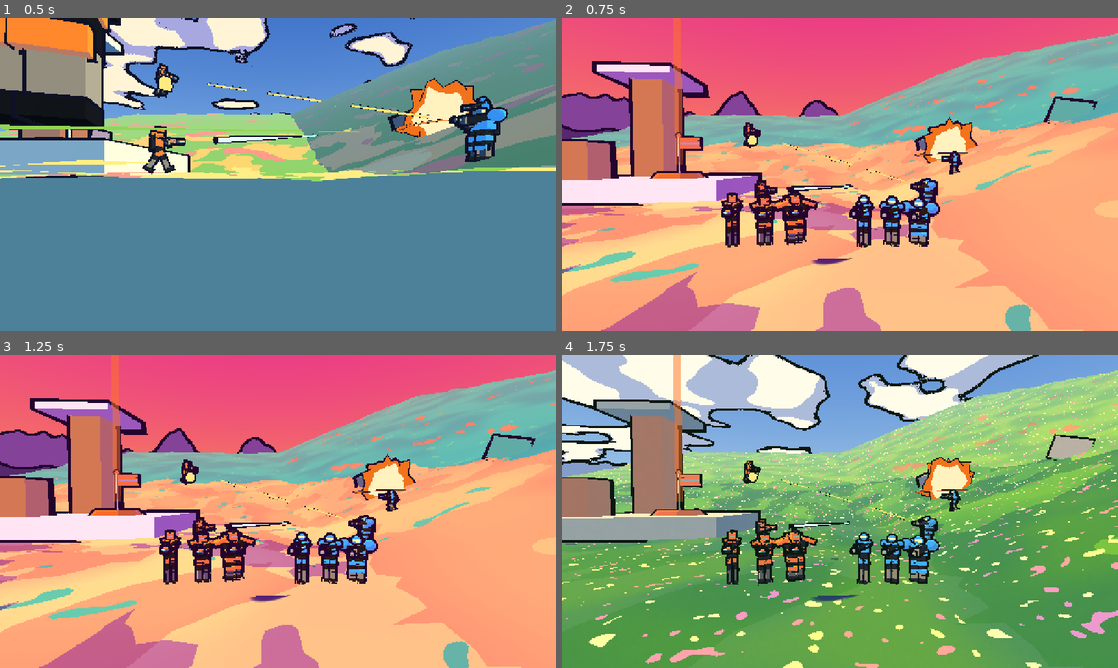
Above: before the commit, frames 1-4 (two rows, left to right).
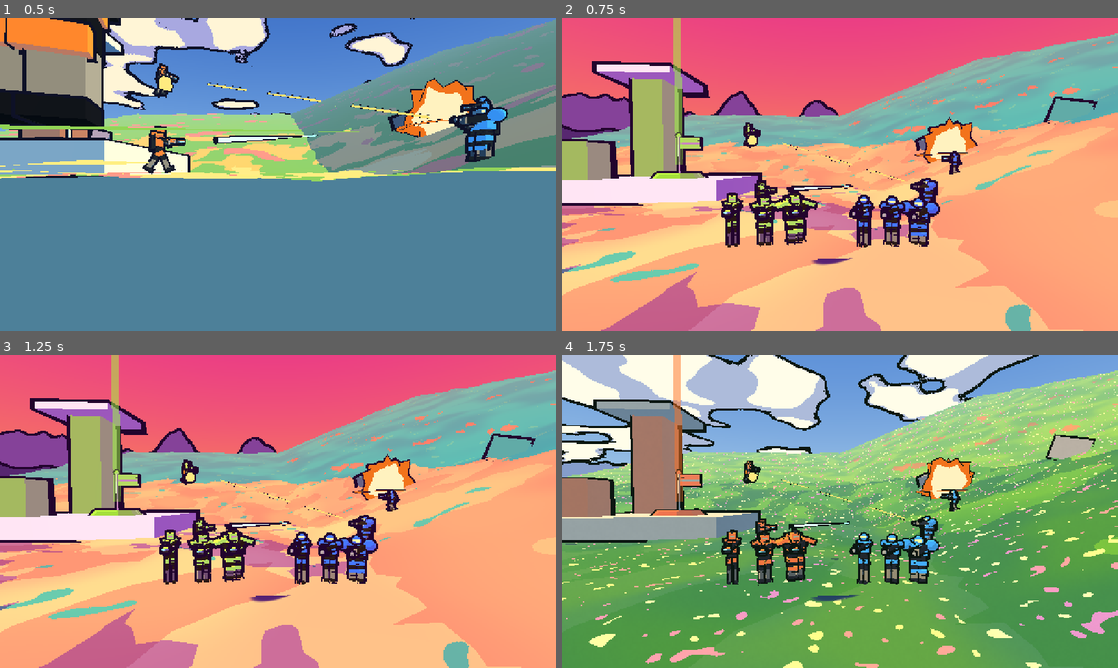
Above: after the commit, the same moments.

Repository: roge-rm/Vectorfall
Game: Godot game, scene res://tools/shots/direction_shot.tscn
The game is run twice, just before and just after one commit, with the same random seed, the same clock (stepped at 60 frames per second) and the same inputs. This scene is started directly instead of the project's main scene.
Inputs (mouse positions are in pixels of both pictures, inside the frame that each line leads up to):
- Up to frame 1 (0.5 s): no input
- Up to frame 2 (0.75 s): tap Enter at 0.5 s; move the mouse to (962, 158) at 0.52 s; hold D (move_right) from 0.53 s (still down); tap E (use) at 0.6 s; click (962, 158) at 0.67 s
- Up to frame 3 (1.25 s): keep holding D (move_right); tap Space (jump) at 0.77 s
- Up to frame 4 (1.75 s): release D (move_right) at 1.25 s; tap Space (jump) at 1.25 s; drag from (728, 527) to (812, 574) at 1.27 s

Frame 1 is identical in both runs. In frame 2, 4.9% of the frame differs, in the area x 0-72%, y 0-70%; in frame 3, 4.9%; in frame 4, nothing differs.

Commit message:
Team colours set by the palette, three pairs for the paperback look
Palette.team_colours holds a map's two team colours (orange and blue unless
a palette sets its own), and soldiers, flags, bases, the HUD and the bot
overlay read them through Palette.team(). The paperback palette takes lime
and azure. The team shot draws the paperback scene with three pairs.

Co-Authored-By: Claude Opus 5.5 <noreply@anthropic.com>

Diff:
--- a/scripts/game/bot_overlay.gd
+++ b/scripts/game/bot_overlay.gd
@@ -57,7 +57,7 @@
 			label.pixel_size = 0.0012
 			label.font_size = 28
 			label.outline_size = 8
-			label.modulate = Soldier.TEAM_COLOURS[s.team].lightened(0.4)
+			label.modulate = Palette.team(s.team).lightened(0.4)
 			add_child(label)
 			_labels[brain] = label
 		label.visible = not s.dead
@@ -68,7 +68,7 @@
 		if not drew:
 			_routes.surface_begin(Mesh.PRIMITIVE_LINES)
 			drew = true
-		var colour := Soldier.TEAM_COLOURS[s.team].lightened(0.3)
+		var colour := Palette.team(s.team).lightened(0.3)
 		var last := s.global_position + Vector3.UP
 		if brain.direct:
 			# Straight for the goal, off the graph.
--- a/scripts/game/main.gd
+++ b/scripts/game/main.gd
@@ -58,7 +58,7 @@
 
 	camera = FirstPersonCamera.new()
 	camera.soldier = player
-	camera.view_model.set_team_colour(Soldier.TEAM_COLOURS[player.team])
+	camera.view_model.set_team_colour(Palette.team(player.team))
 	add_child(camera)
 	camera.make_current()
 
--- a/scripts/sim/flag.gd
+++ b/scripts/sim/flag.gd
@@ -47,7 +47,7 @@
 
 func _ready() -> void:
 	name = "Flag%d" % entity_id
-	var colour := Soldier.TEAM_COLOURS[team % Soldier.TEAM_COLOURS.size()]
+	var colour := Palette.team(team)
 	# Pole, cloth in the full team colour with a pale band across it, and a
 	# ball on top, as one mesh. The band keeps it clear of its own base.
 	var cloth_at := Vector3(CLOTH.x * 0.5 + 0.05, POLE * 0.5 - CLOTH.y * 0.5 - 0.1, 0.0)
--- a/scripts/sim/soldier.gd
+++ b/scripts/sim/soldier.gd
@@ -5,6 +5,8 @@
 ## tick. Its origin is at its feet. Everything simulate() reads is in
 ## get_state(), so a copy given the same state and commands moves the same.
 
+## The usual team colours. A map's palette can set its own, read through
+## Palette.team().
 const TEAM_COLOURS: Array[Color] = [Color(1.0, 0.45, 0.15), Color(0.2, 0.6, 1.0)]
 const TEAM_NAMES: Array[String] = ["Orange", "Blue"]
 const PITCH_LIMIT := 1.45
--- a/scripts/ui/hud.gd
+++ b/scripts/ui/hud.gd
@@ -149,7 +149,7 @@
 		_end_title.text = "Draw"
 	else:
 		_end_title.text = "%s team wins" % Soldier.TEAM_NAMES[team]
-		_end_title.add_theme_color_override("font_color", Soldier.TEAM_COLOURS[team].lightened(0.2))
+		_end_title.add_theme_color_override("font_color", Palette.team(team).lightened(0.2))
 	_end_score.text = "%s %d : %d %s" % [Soldier.TEAM_NAMES[0], game.scores[0], game.scores[1], Soldier.TEAM_NAMES[1]]
 
 
@@ -198,7 +198,7 @@
 	if who == null:
 		return "?"
 	var shown := "You" if who == soldier else who.display_name
-	return "[color=#%s]%s[/color]" % [Soldier.TEAM_COLOURS[who.team].lightened(0.25).to_html(false), shown]
+	return "[color=#%s]%s[/color]" % [Palette.team(who.team).lightened(0.25).to_html(false), shown]
 
 
 func _process(delta: float) -> void:
@@ -321,9 +321,9 @@
 func _draw_match(short: float) -> void:
 	var y := short * 0.06
 	var font := roundi(short * 0.05)
-	_text(Vector2(size.x * 0.5 - short * 0.2, y), "%d" % game.scores[0], font, Soldier.TEAM_COLOURS[0].lightened(0.15))
+	_text(Vector2(size.x * 0.5 - short * 0.2, y), "%d" % game.scores[0], font, Palette.team(0).lightened(0.15))
 	_text(Vector2(size.x * 0.5, y), _clock_text(), font)
-	_text(Vector2(size.x * 0.5 + short * 0.2, y), "%d" % game.scores[1], font, Soldier.TEAM_COLOURS[1].lightened(0.15))
+	_text(Vector2(size.x * 0.5 + short * 0.2, y), "%d" % game.scores[1], font, Palette.team(1).lightened(0.15))
 	if _message_left > 0.0:
 		var colour := Color(InkUi.PAPER, clampf(_message_left, 0.0, 1.0))
 		_text(Vector2(size.x * 0.5, size.y * 0.3), _message, roundi(short * 0.055), colour)
@@ -359,7 +359,7 @@
 	for team in game.flags:
 		var flag := game.flags[team]
 		var rel := clampf(_heading_to(flag.global_position), -span, span)
-		var colour := Soldier.TEAM_COLOURS[team].lightened(0.2)
+		var colour := Palette.team(team).lightened(0.2)
 		_diamond(Vector2(size.x * 0.5 + rel / span * width * 0.5, y + height * 0.5), height * 0.55, colour)
 
 
@@ -375,7 +375,7 @@
 		var point := flag.global_position + Vector3.UP * 3.0
 		var local := inverse * point
 		var behind := local.z > -0.05
-		var colour := Soldier.TEAM_COLOURS[team].lightened(0.2)
+		var colour := Palette.team(team).lightened(0.2)
 		var screen := Vector2(-1000.0, -1000.0) if behind else camera.unproject_position(point)
 		var inside := not behind and Rect2(Vector2.ZERO, size).grow(-margin).has_point(screen)
 		var at := screen
--- a/scripts/world/atmosphere.gd
+++ b/scripts/world/atmosphere.gd
@@ -61,6 +61,7 @@
 	environment.ambient_light_energy = palette.ambient_energy
 	environment.fog_light_color = palette.fog_colour
 	environment.fog_density = palette.fog_density
+	Palette.teams = palette.team_colours.duplicate()
 	Cel.set_palette(palette)
 	BlobShadow.set_palette(palette)
 
--- a/scripts/world/palette.gd
+++ b/scripts/world/palette.gd
@@ -6,7 +6,12 @@
 ## map script picks one and Atmosphere puts it on the scene. All of them keep
 ## the world's colours below the team colours, which are the strongest.
 
+## The team colours in use, set by Atmosphere from its palette.
+static var teams: Array[Color] = Soldier.TEAM_COLOURS.duplicate()
+
 @export var title := ""
+## Team 0 and team 1, which every team coloured thing reads through team().
+@export var team_colours: Array[Color] = Soldier.TEAM_COLOURS.duplicate()
 @export var zenith := Color(0.5, 0.47, 0.42)
 @export var horizon := Color(0.86, 0.77, 0.6)
 ## The sky below the horizon.
@@ -113,6 +118,11 @@
 @export var near_range_height := 0.07
 
 
+## A team's colour in the palette in use.
+static func team(index: int) -> Color:
+	return teams[index % teams.size()]
+
+
 ## Dry red rock: gold sand in the valleys, rose dust with sage scrub on the
 ## flats, sage on the tops, rose-brown slopes and maroon rock under a teal
 ## sky. The reds lean to crimson so
@@ -301,6 +311,8 @@
 static func paperback() -> Palette:
 	var made := Palette.new()
 	made.title = "Retro sci-fi paperback"
+	# Lime and azure: orange would sink into the sand.
+	made.team_colours = [Color("a0ff40"), Color("2f6bff")]
 	made.zenith = Color(0.26, 0.1, 0.42)
 	made.horizon = Color(1.0, 0.62, 0.28)
 	made.sky_middle = Color(0.92, 0.24, 0.52, 1.0)
--- a/scripts/world/soldier_body.gd
+++ b/scripts/world/soldier_body.gd
@@ -142,7 +142,7 @@
 	for part: String in _views:
 		for view: MeshInstance3D in _views[part]:
 			view.mesh = mesh(part, team, armour)
-	set_team_colour(Soldier.TEAM_COLOURS[team % Soldier.TEAM_COLOURS.size()])
+	set_team_colour(Palette.team(team))
 	set_render_layer(_layer)
 
 
--- a/scripts/world/test_map.gd
+++ b/scripts/world/test_map.gd
@@ -306,7 +306,7 @@
 	_box(base, Vector3(14.0, 1.0, 10.0), Transform3D(ramp_basis, ramp_centre), Cel.material(palette.structure))
 	# A tower at the back with a deck on top, in a dark team colour so the
 	# flag in front stands out from it.
-	var team_wall := Cel.team_material(Soldier.TEAM_COLOURS[team].lerp(palette.structure, 0.35).darkened(0.3))
+	var team_wall := Cel.team_material(Palette.team(team).lerp(palette.structure, 0.35).darkened(0.3))
 	_build_stand(base, team)
 	var back := x - front * (BASE_SIZE * 0.5 - 4.0)
 	_box(base, Vector3(4.0, 14.0, 4.0), Transform3D(Basis.IDENTITY, Vector3(back, BASE_HEIGHT + 9.0, 0.0)), team_wall)
@@ -320,7 +320,7 @@
 ## A round pad in the team's colour with a ring of light around it, for the
 ## flag to stand on. It has no collision, so nothing catches on it.
 func _build_stand(base: Node3D, team: int) -> void:
-	var colour := Soldier.TEAM_COLOURS[team]
+	var colour := Palette.team(team)
 	var top := stand_top(team)
 	var pad := MeshInstance3D.new()
 	pad.mesh = Cel.cylinder(2.0, 2.4, STAND_HEIGHT, 12)
--- a/tools/shots/mockup_shot.gd
+++ b/tools/shots/mockup_shot.gd
@@ -169,7 +169,7 @@
 	# and the flag on its stand.
 	_concrete = Cel.material(Color(0.7, 0.7, 0.69))
 	_rock = Cel.material(Color(0.5, 0.48, 0.46))
-	var orange := Soldier.TEAM_COLOURS[0]
+	var orange := Palette.team(0)
 	_box(Vector3(16.0, 2.0, 14.0), Vector3(-16.0, 1.0, -24.0), _concrete)
 	_box(Vector3(3.5, 12.0, 3.5), Vector3(-20.0, 8.0, -28.0), Cel.material(orange))
 	_box(Vector3(8.0, 0.8, 8.0), Vector3(-20.0, 14.4, -28.0), _concrete)
--- a/tools/shots/style_shot.gd
+++ b/tools/shots/style_shot.gd
@@ -94,7 +94,7 @@
 			gun.rotation = Vector3(ViewModel.TIP, ViewModel.TURN, 0.0)
 			_camera.add_child(gun)
 			for view in gun.find_children("*", "GeometryInstance3D", true, false):
-				Cel.set_team(view as GeometryInstance3D, Soldier.TEAM_COLOURS[team])
+				Cel.set_team(view as GeometryInstance3D, Palette.team(team))
 			var frame := await _grab()
 			frame.convert(Image.FORMAT_RGBA8)
 			sheet.blit_rect(frame, Rect2i(480, 270, 800, 450), Vector2i(team * 800, slot * 450))
@@ -194,7 +194,7 @@
 ## A corner of the orange base: deck, ramp, tower and roof in the dark team
 ## colour, the flag on its pad, and rocks.
 func _build_base(palette: Palette) -> void:
-	var orange := Soldier.TEAM_COLOURS[0]
+	var orange := Palette.team(0)
 	var deck := Cel.material(palette.structure)
 	var wall := Cel.team_material(orange.lerp(palette.structure, 0.35).darkened(0.3))
 	_box(Vector3(16.0, 2.0, 14.0), Vector3(-18.0, 1.0, -22.0), deck)
--- /dev/null
+++ b/tools/shots/team_shot.gd
@@ -0,0 +1,86 @@
+extends "res://tools/shots/direction_shot.gd"
+
+## The paperback direction (dir-2) with candidate team colour pairs, from
+## the same camera, then quits. It needs a screen:
+##   DISPLAY=:0 ANDROID_ADB_SERVER_PORT=5052 tools/godot/Godot_v4.7.2-stable_linux.x86_64 --path . res://tools/shots/team_shot.tscn
+## Saves dir-2a.png, dir-2b.png and dir-2c.png in
+## /srv/downloads/temp/debug/vectorfall, plus dir-2-far.png with each pair's
+## six soldiers at 50 m, stacked a, b, c. Add letters after -- to take only
+## those, or a letter with two colours to try a pair, like -- x=ffd020,2040e0.
+
+## Lime and azure, chartreuse and lavender violet, white and scarlet. Each
+## pair is about as far from the sand, turquoise and purple shade as the
+## other, and apart in brightness for colour blind players.
+const PAIRS := {
+	"a": [Color("a0ff40"), Color("2f6bff")],
+	"b": [Color("c0ff40"), Color("8066ff")],
+	"c": [Color("ffffff"), Color("ff2a3a")],
+}
+
+
+func _ready() -> void:
+	DisplayServer.window_set_mode(DisplayServer.WINDOW_MODE_WINDOWED)
+	DisplayServer.window_set_size(Vector2i(1280, 720))
+	_noise.seed = 3
+	_noise.frequency = 0.05
+	_camera = Camera3D.new()
+	_camera.fov = 62.0
+	_camera.far = 600.0
+	add_child(_camera)
+	_camera.make_current()
+	var pairs := {}
+	for arg in OS.get_cmdline_user_args():
+		if arg.contains("="):
+			var parts := arg.split("=")
+			var hexes := parts[1].split(",")
+			pairs[parts[0]] = [Color(hexes[0]), Color(hexes[1])]
+		elif PAIRS.has(arg):
+			pairs[arg] = PAIRS[arg]
+	if pairs.is_empty():
+		pairs = PAIRS
+	var far := Image.create(640, 200 * pairs.size(), false, Image.FORMAT_RGBA8)
+	var row := 0
+	for letter: String in pairs:
+		var palette := Palette.paperback()
+		palette.team_colours = [pairs[letter][0], pairs[letter][1]]
+		palette.low_height = 0.3
+		palette.high_height = 9.0
+		await _build(palette)
+		_rocks(palette)
+		_camera.look_at_from_position(Vector3(0.0, 3.2, 9.0), Vector3(1.0, 2.6, -12.0))
+		await _save("dir-2%s.png" % letter)
+		far.blit_rect(await _far(), Rect2i(0, 0, 640, 200), Vector2i(0, row * 200))
+		row += 1
+		_root.queue_free()
+		await get_tree().process_frame
+	_write(far, "dir-2-far.png")
+	get_tree().quit()
+
+
+## The six soldiers 50 m away at the game's field of view, cropped and
+## shown at 4x.
+func _far() -> Image:
+	for soldier in _soldiers:
+		soldier.visible = false
+	var armours := [SoldierBody.Armour.LIGHT, SoldierBody.Armour.MEDIUM, SoldierBody.Armour.HEAVY]
+	var lineup: Array[Soldier] = []
+	for team in 2:
+		for k in 3:
+			var x := -5.5 + team * 6.5 + k * 2.0
+			lineup.append(_soldier(team, armours[k], Vector3(x, 0.0, -41.0), PI + (0.5 if team == 0 else -0.5)))
+	for i in 20:
+		await get_tree().physics_frame
+	for soldier in lineup:
+		soldier.blob.follow(soldier)
+	_camera.fov = 75.0
+	_camera.look_at_from_position(Vector3(0.0, _height(0.0, 9.0) + 1.7, 9.0), Vector3(0.0, _height(0.0, -41.0) + 1.0, -41.0))
+	var frame := await _grab()
+	frame.convert(Image.FORMAT_RGBA8)
+	var close := frame.get_region(Rect2i(560, 320, 160, 50))
+	close.resize(640, 200, Image.INTERPOLATE_NEAREST)
+	_camera.fov = 62.0
+	for soldier in lineup:
+		soldier.queue_free()
+	for soldier in _soldiers:
+		soldier.visible = true
+	return close
--- /dev/null
+++ b/tools/shots/team_shot.tscn
@@ -0,0 +1,6 @@
+[gd_scene format=3]
+
+[ext_resource type="Script" path="res://tools/shots/team_shot.gd" id="1"]
+
+[node name="TeamShot" type="Node"]
+script = ExtResource("1")
Not shown, added: tools/shots/team_shot.gd.uid
